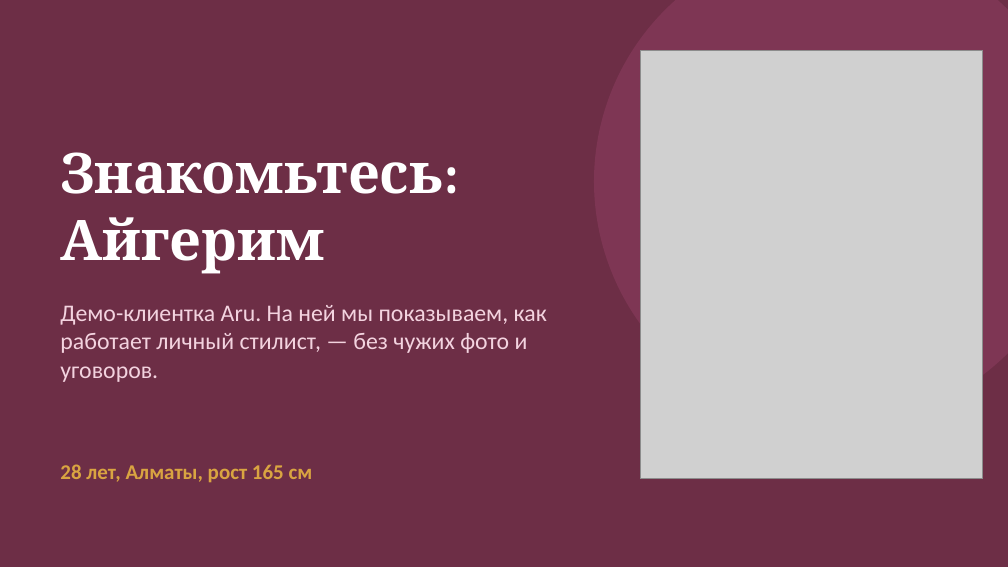
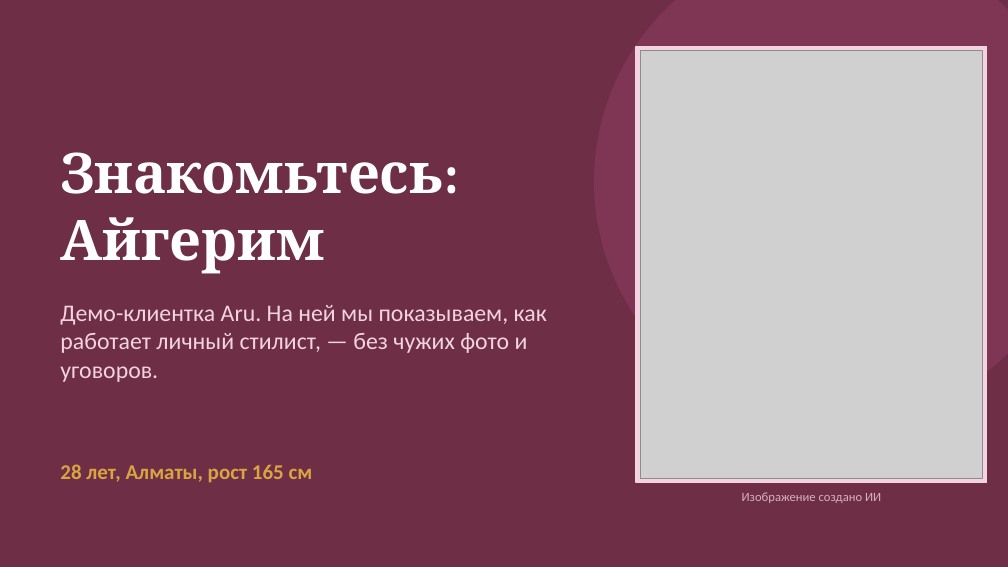
Before and after one commit to mn-stilist/aru, a slide deck: slide 1 of docs/2026-10-23_Aru-демо-клиентка-Айгерим.pptx. Drawn at 1008x567 pixels with LibreOffice and Linux fonts; fonts in the diff are those of the drawing; grey boxes stand for pictures. Boxes give left, top, right and bottom in pixels: in the first picture for what was removed or moved away, otherwise in the second. Text is boxed around its words. In the diff, an @@ line names an element or a change of style, - is before the commit and + after.

```diff
--- a/docs/2026-10-23_Aru-демо-клиентка-Айгерим.pptx
+++ b/docs/2026-10-23_Aru-демо-клиентка-Айгерим.pptx
@@ rectangle added at (636,46,987,483), fill #F3D3DF, outline #F3D3DF 1 pt @@
@@ text added at (742,492,881,503), 9 pt, text #D9AFC0 @@
+Изображение создано ИИ
```
Also in this commit, not shown: 3 other slides changed, 1 slide added, 1 slide removed, 1 other file.
